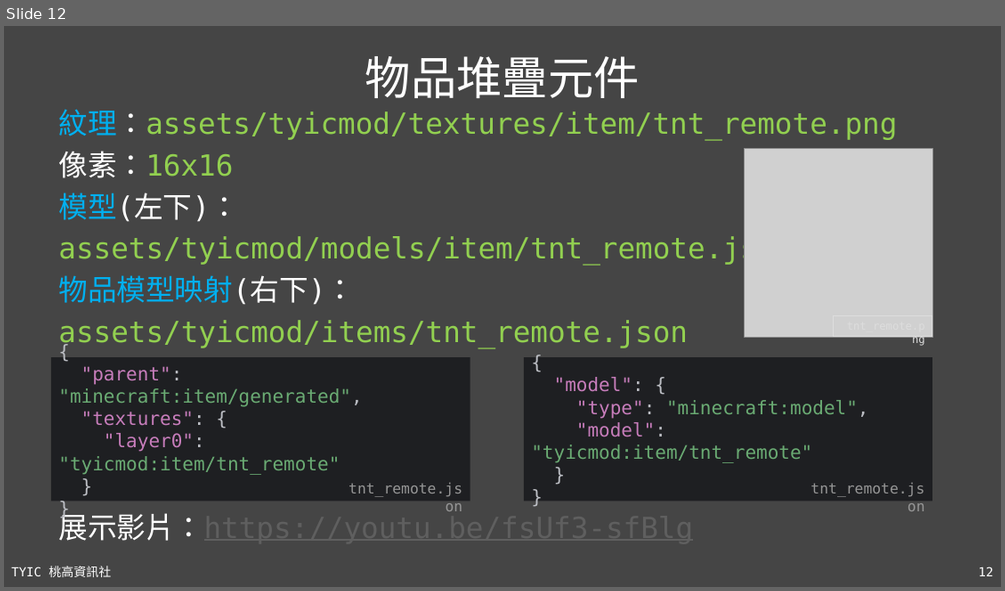
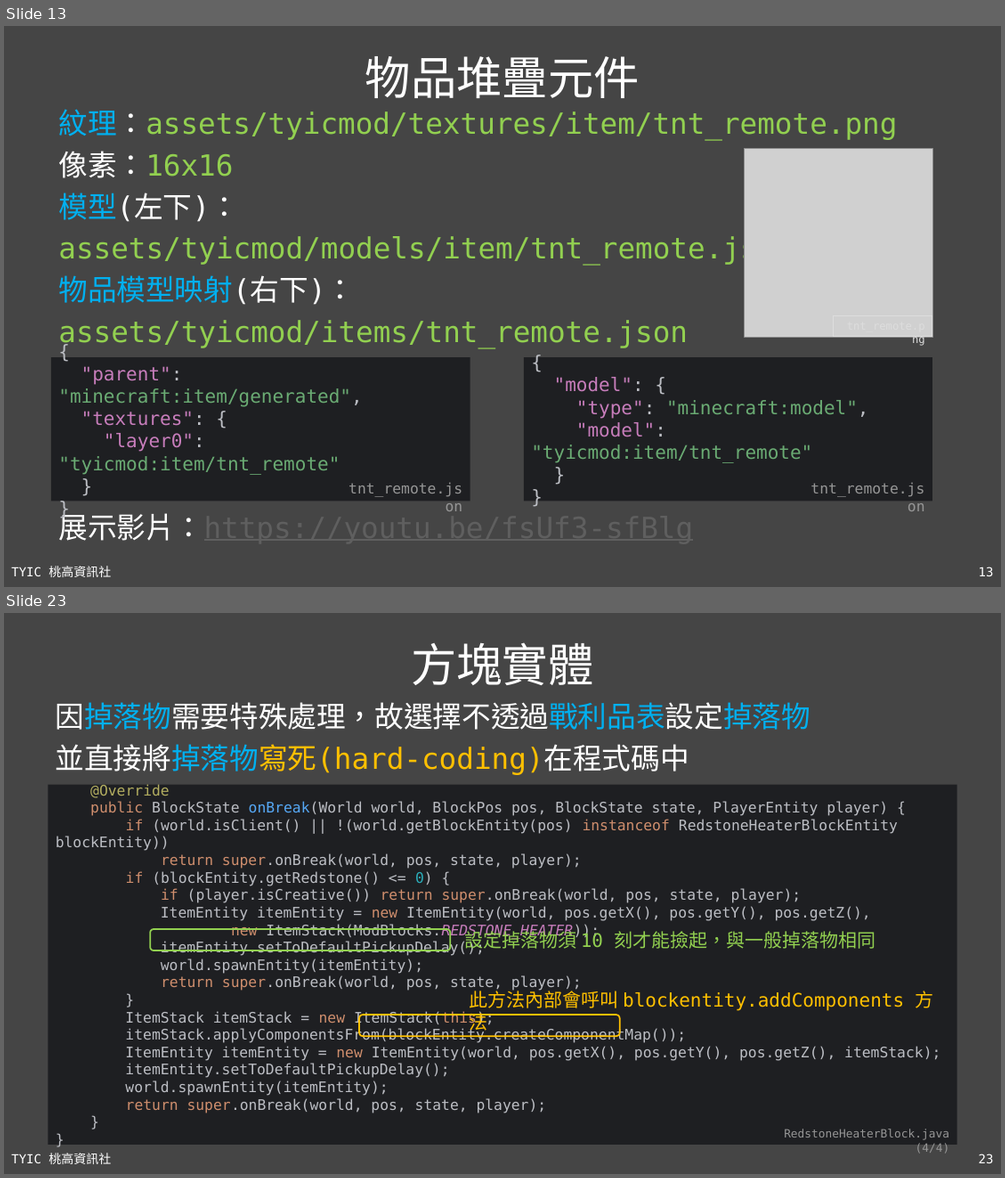
Before and after one commit to TYSHIC/slides, a slide deck: ppt/54_Java 專案：NBT.pptx. Shown one above the other, each under a label of ours: slide 12 before the commit, slides 13 and 23 after it; the slides between them are not shown. The pictures are 1005x591 and 1005x1178 pixels, drawn with LibreOffice and Linux fonts; fonts in the diff are those of the drawing; grey boxes stand for pictures. Boxes give left, top, right and bottom in pixels: in the first picture for what was removed or moved away, otherwise in the second. Text is boxed around its words. In the diff, an @@ line names an element or a change of style, - is before the commit and + after.

```diff
--- a/ppt/54_Java 專案：NBT.pptx
+++ b/ppt/54_Java 專案：NBT.pptx
@@ slide 23 added at bbox=[4, 613, 1001, 1174], background #454545; not listed: 2 template elements that a slide beside it also shows @@
@@ title added at bbox=[411, 642, 593, 685], 44 pt, text #FFFFFF @@
+方塊實體
@@ text added at bbox=[56, 702, 810, 775], 28 pt, text #FFFFFF @@
+因掉落物需要特殊處理，故選擇不透過戰利品表設定掉落物
+並直接將掉落物寫死(hard-coding)在程式碼中
@@ group added at bbox=[48, 784, 957, 1153]: 3 texts, 2 rounded rectangles, 1 rectangle @@
+@Override
+public BlockState onBreak(World world, BlockPos pos, BlockState state, PlayerEntity player) {
+if (world.isClient() || !(world.getBlockEntity(pos) instanceof RedstoneHeaterBlockEntity blockEntity))
+return super.onBreak(world, pos, state, player);
+if (blockEntity.getRedstone() <= 0) {
+if (player.isCreative()) return super.onBreak(world, pos, state, player);
+ItemEntity itemEntity = new ItemEntity(world, pos.getX(), pos.getY(), pos.getZ(),
+new ItemStack(ModBlocks.REDSTONE_HEATER));
+itemEntity.setToDefaultPickupDelay();
+world.spawnEntity(itemEntity);
+return super.onBreak(world, pos, state, player);
+}
+ItemStack itemStack = new ItemStack(this);
+itemStack.applyComponentsFrom(blockEntity.createComponentMap());
+ItemEntity itemEntity = new ItemEntity(world, pos.getX(), pos.getY(), pos.getZ(), itemStack);
+itemEntity.setToDefaultPickupDelay();
+world.spawnEntity(itemEntity);
+return super.onBreak(world, pos, state, player);
+}
+}
+此方法內部會呼叫 blockentity.addComponents 方法
+RedstoneHeaterBlock.java (4/4)
+設定掉落物須 10 刻才能撿起，與一般掉落物相同
@@ what was slide 12 is now slide 13 @@
@@ page number at bbox=[979, 566, 994, 576]: text changed @@
-12
+13
```
Also in this commit, not shown: 4 slides changed, 11 other slides added, 45 other files.
